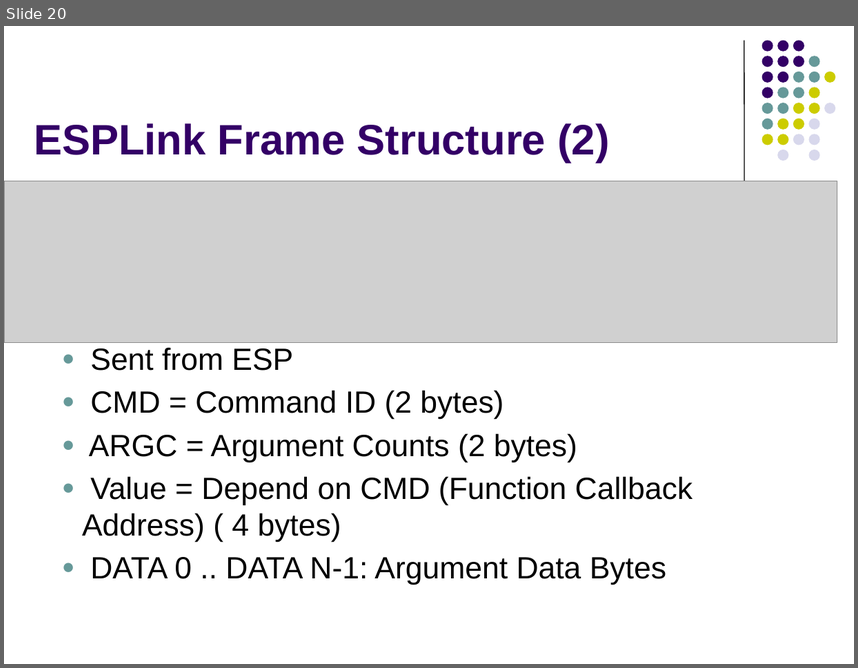
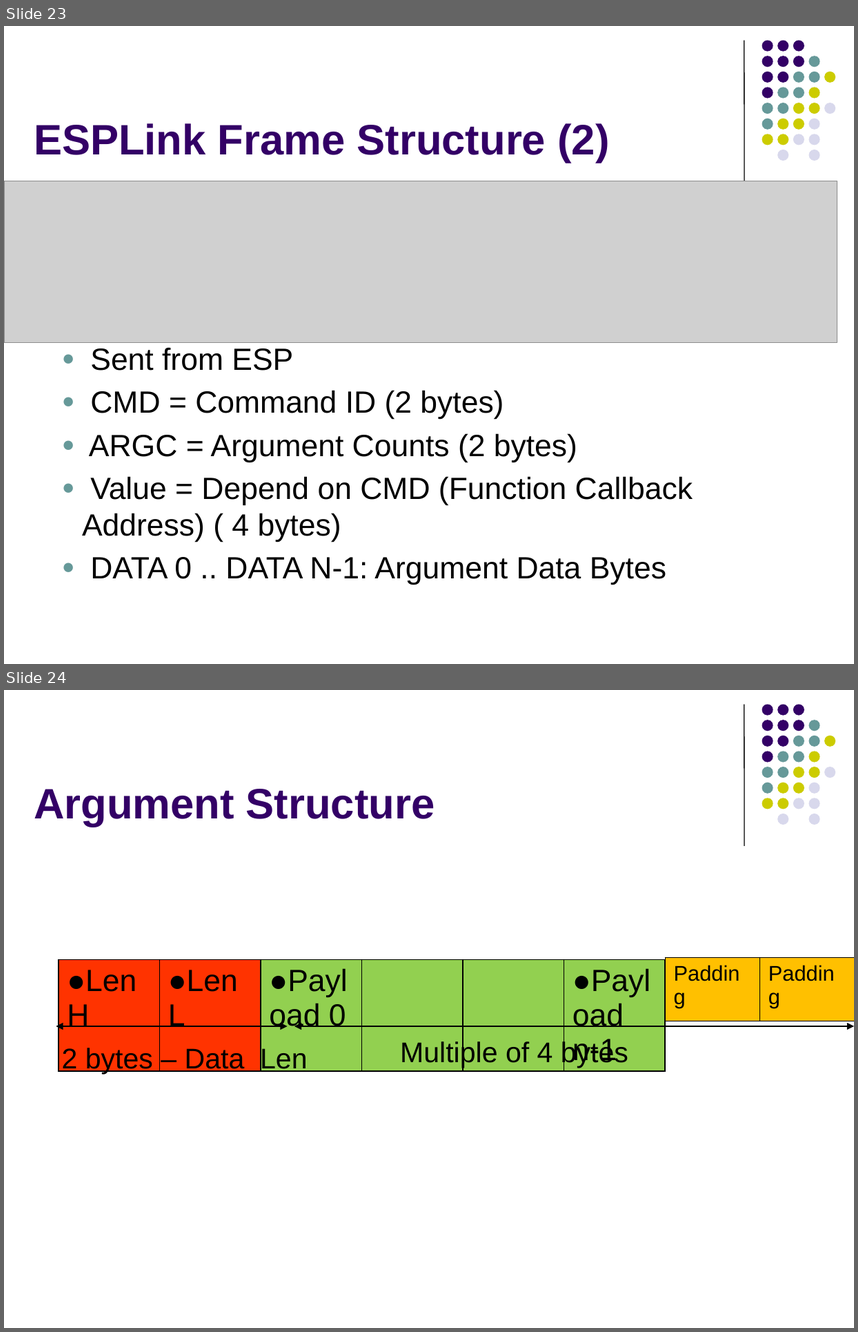
Before and after one commit to OneKiwiTech/stm32_iot_link, a slide deck: training-docs/slides/STM32 ESP-LINK FIRMWARE TRAINING.pptx. Shown one above the other, each under a label of ours: slide 20 before the commit, slides 23 and 24 after it. The pictures are 858x668 and 858x1332 pixels, drawn with LibreOffice and Linux fonts; fonts in the diff are those of the drawing; grey boxes stand for pictures. Boxes give left, top, right and bottom in pixels: in the first picture for what was removed or moved away, otherwise in the second. Text is boxed around its words. In the diff, an @@ line names an element or a change of style, - is before the commit and + after.

```diff
--- a/training-docs/slides/STM32 ESP-LINK FIRMWARE TRAINING.pptx
+++ b/training-docs/slides/STM32 ESP-LINK FIRMWARE TRAINING.pptx
@@ slide 24 added at (x1=4, y1=690, x2=854, y2=1328), background #FFFFFF; not listed: 32 template elements that a slide beside it also shows @@
@@ title added at (x1=34, y1=789, x2=435, y2=827), 36 pt, text #330066, bold @@
+Argument Structure
@@ table added at (x1=665, y1=957, x2=854, y2=1021), 1 rows, 2 columns @@
+Padding | Padding
@@ table added at (x1=59, y1=960, x2=665, y2=1069), 1 rows, 6 columns @@
+Len H | Len L | Payload 0 |  |  | Payload n-1
@@ double arrow added from (56, 1026) to (287, 1026), #000000 0.75 pt @@
@@ double arrow added from (294, 1026) to (854, 1026), #000000 0.75 pt @@
@@ text added at (x1=400, y1=1039, x2=628, y2=1067), 24 pt, text #000000 @@
+Multiple of 4 bytes
@@ text added at (x1=62, y1=1045, x2=308, y2=1074), 24 pt, text #000000 @@
+2 bytes – Data Len
@@ what was slide 20 is now slide 23 @@
```
Also in this commit, not shown: 1 slide changed, 3 other slides added, 11 other files.
